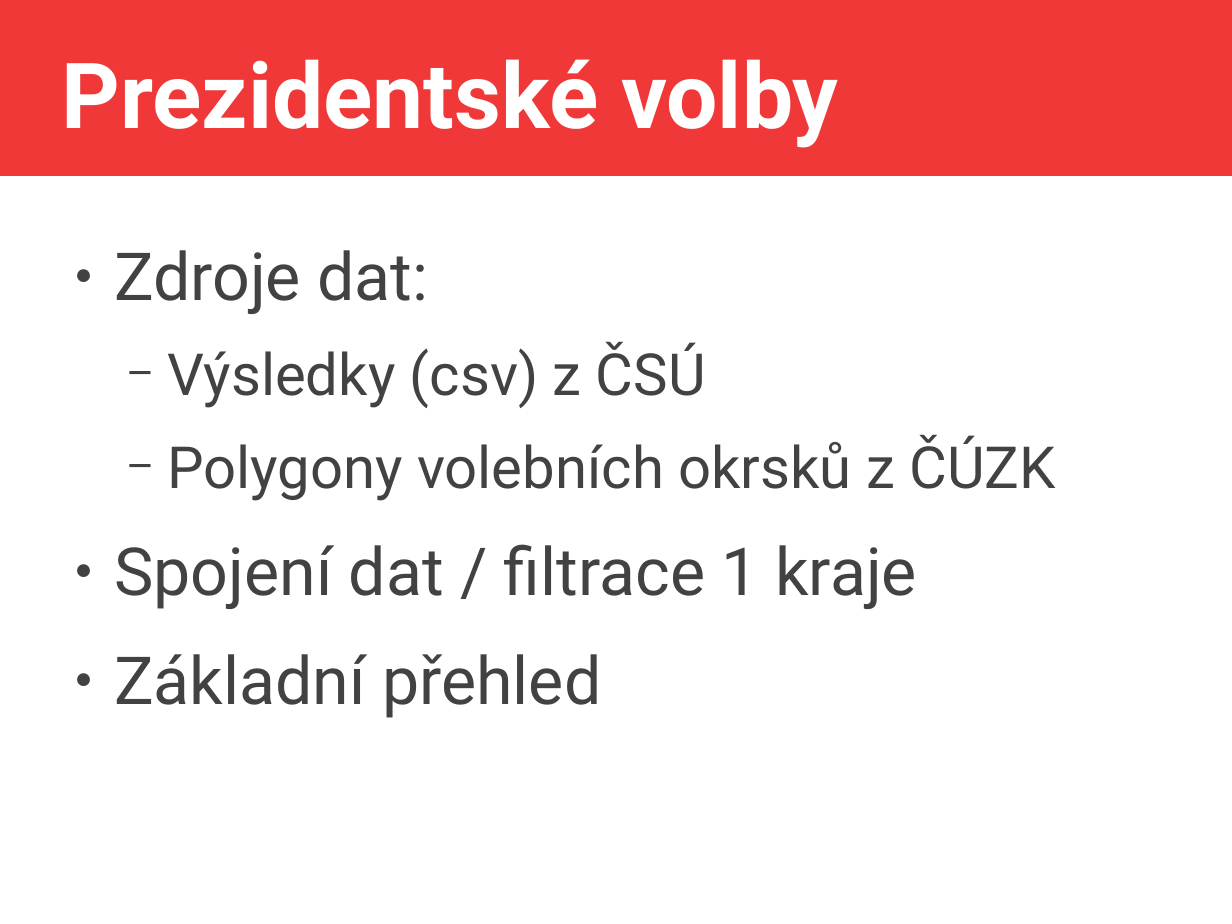
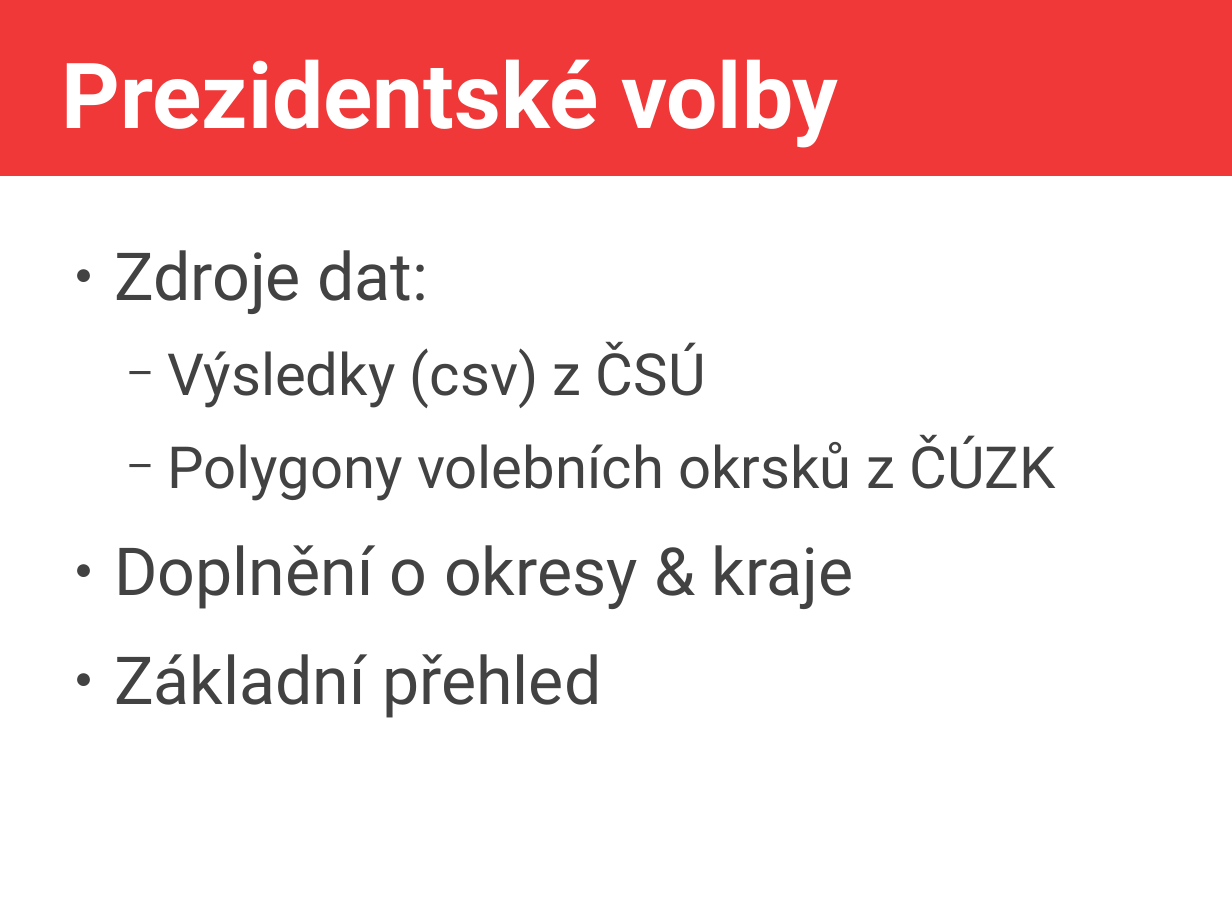
Before and after one commit to jlacko/4EK418, a slide deck: slide 5 of prez/4 - advanced calculations.odp. Drawn at 1232x924 pixels with LibreOffice and Linux fonts; fonts in the diff are those of the drawing. Boxes give left, top, right and bottom in pixels: in the first picture for what was removed or moved away, otherwise in the second. Text is boxed around its words. In the diff, an @@ line names an element or a change of style, - is before the commit and + after.

```diff
--- a/prez/4 - advanced calculations.odp
+++ b/prez/4 - advanced calculations.odp
@@ text at (114, 545, 854, 609): text changed @@
-● Spojení dat / filtrace 1 kraje
+● Doplnění o okresy & kraje
```
Also in this commit, not shown: 5 other slides changed, 6 slides added, 1 slide removed, 1 other file.
